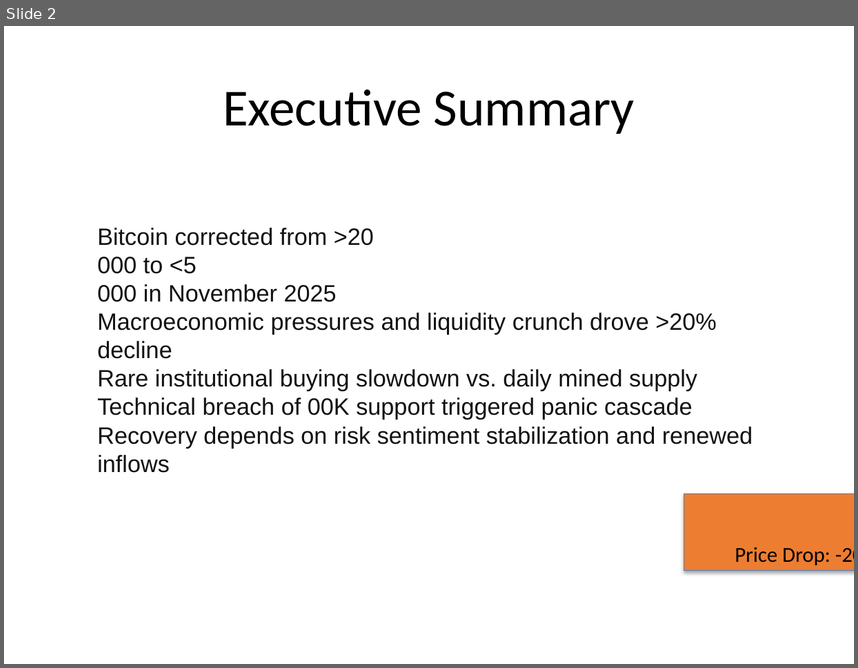
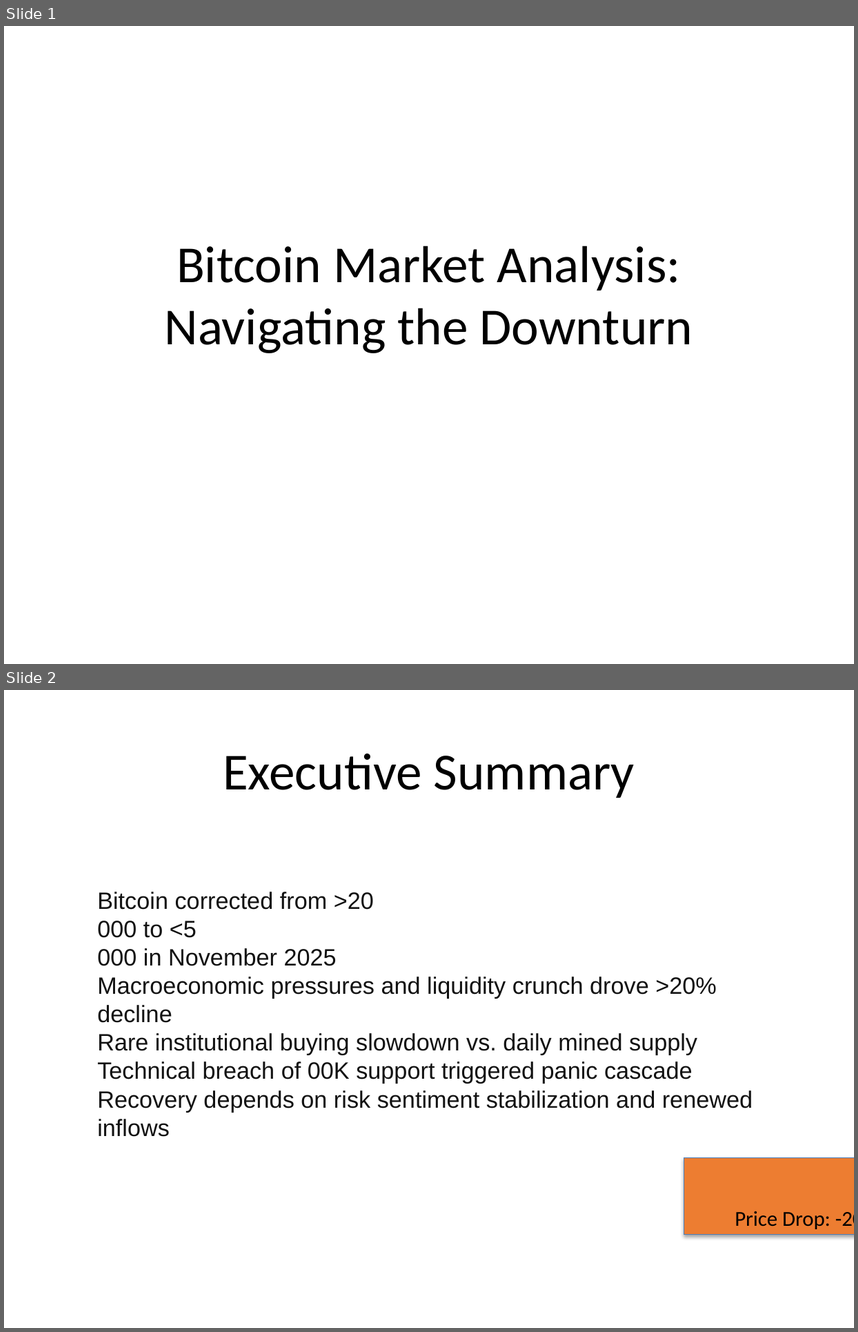
Before and after one commit to nordeim/powerpoint-agent-tools, a slide deck: bitcoin_market_report_q4_2025.pptx. Shown one above the other, each under a label of ours: slide 2 before the commit, slides 1 and 2 after it. The pictures are 858x668 and 858x1332 pixels, drawn with LibreOffice and Linux fonts; fonts in the diff are those of the drawing. Boxes give left, top, right and bottom in pixels: in the first picture for what was removed or moved away, otherwise in the second. Text is boxed around its words. In the diff, an @@ line names an element or a change of style, - is before the commit and + after.

```diff
--- a/bitcoin_market_report_q4_2025.pptx
+++ b/bitcoin_market_report_q4_2025.pptx
@@ slide 1 added at (4,26,854,664), background #FFFFFF @@
@@ title added at (164,245,693,353), 44 pt, text #000000 @@
+Bitcoin Market Analysis: Navigating the Downturn
```
Also in this commit, not shown: 1 slide removed, 4 other files.
